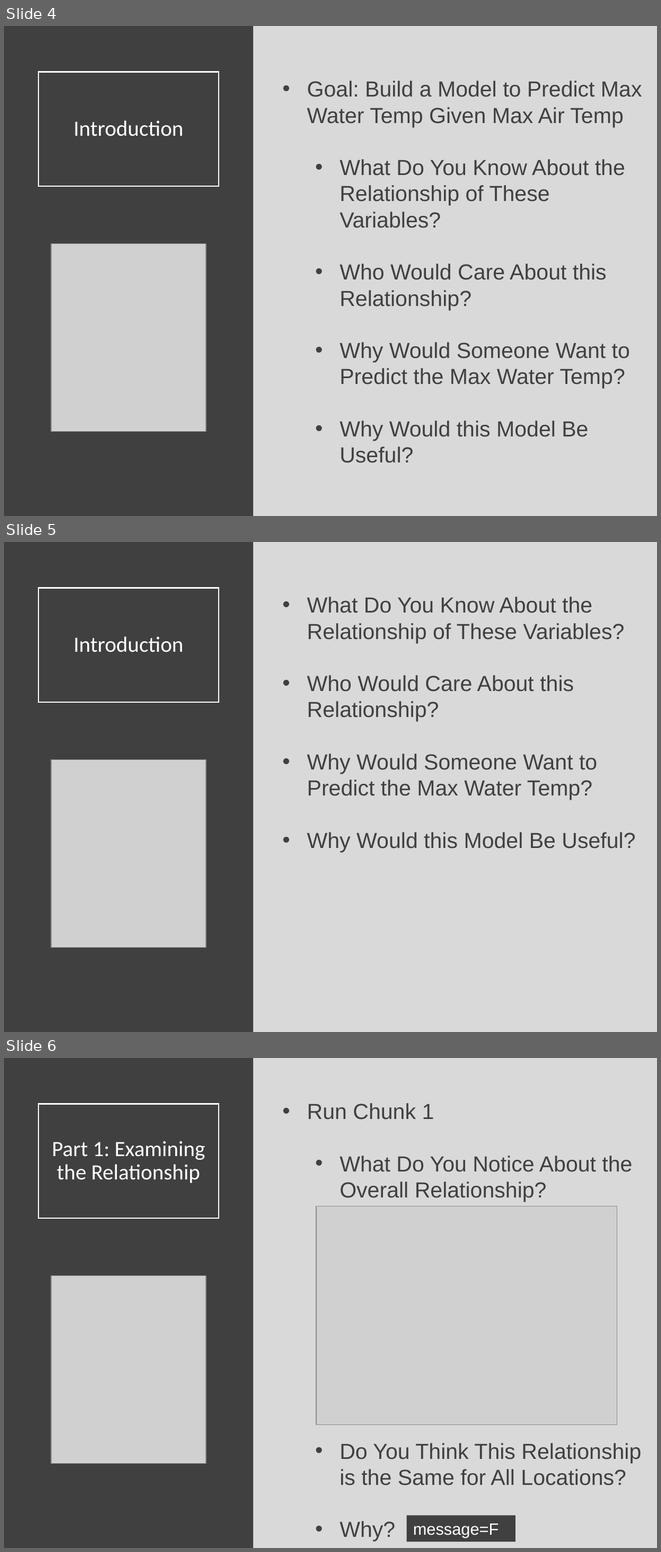
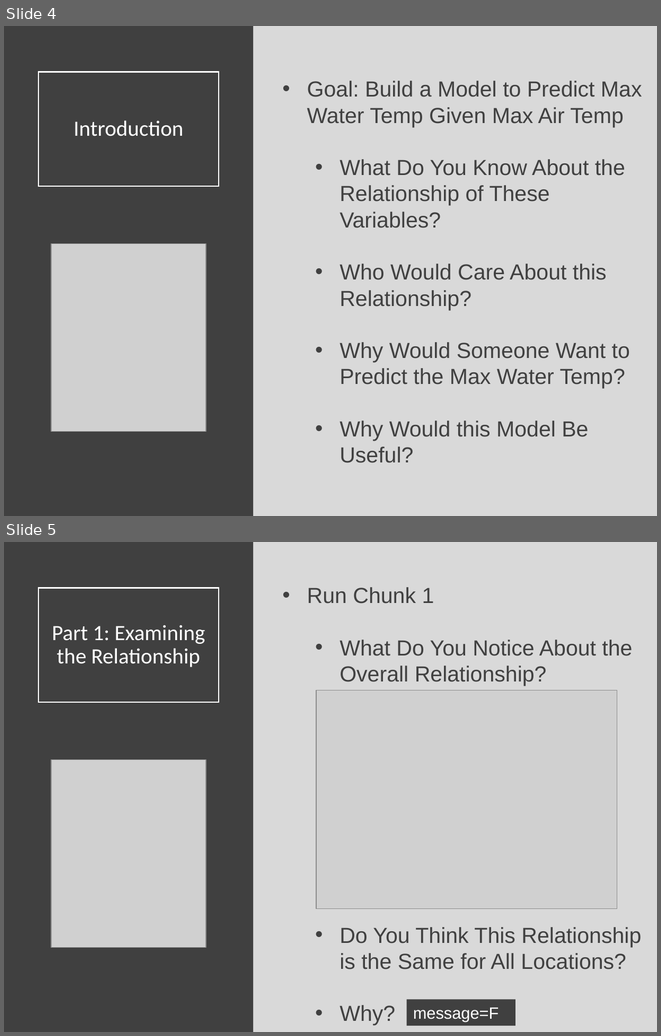
Before and after one commit to Yixf-Self/STOR320_WEBSITE, a slide deck: Lecture/Lecture 23/Lecture 23.pptx. Shown one above the other, each under a label of ours: slides 4, 5 and 6 before the commit, slides 4 and 5 after it. The pictures are 661x1552 and 661x1036 pixels, drawn with LibreOffice and Linux fonts; fonts in the diff are those of the drawing; grey boxes stand for pictures. Boxes give left, top, right and bottom in pixels: in the first picture for what was removed or moved away, otherwise in the second. Text is boxed around its words. In the diff, an @@ line names an element or a change of style, - is before the commit and + after.

```diff
--- a/Lecture/Lecture 23/Lecture 23.pptx
+++ b/Lecture/Lecture 23/Lecture 23.pptx
@@ slide 5 removed at box(4, 542, 657, 1032), background #D9D9D9 @@
@@ rectangle removed at box(4, 542, 254, 1032) @@
@@ title removed at box(38, 588, 219, 702) @@
-Introduction
@@ text removed at box(307, 597, 635, 852) @@
-• What Do You Know About the Relationship of These Variables?
-• Who Would Care About this Relationship?
-• Why Would Someone Want to Predict the Max Water Temp?
-• Why Would this Model Be Useful?
@@ picture removed at box(51, 759, 206, 947) @@
@@ what was slide 6 is now slide 5 @@
```
Also in this commit, not shown: 1 slide changed, 12 other slides removed, 8 other files.
